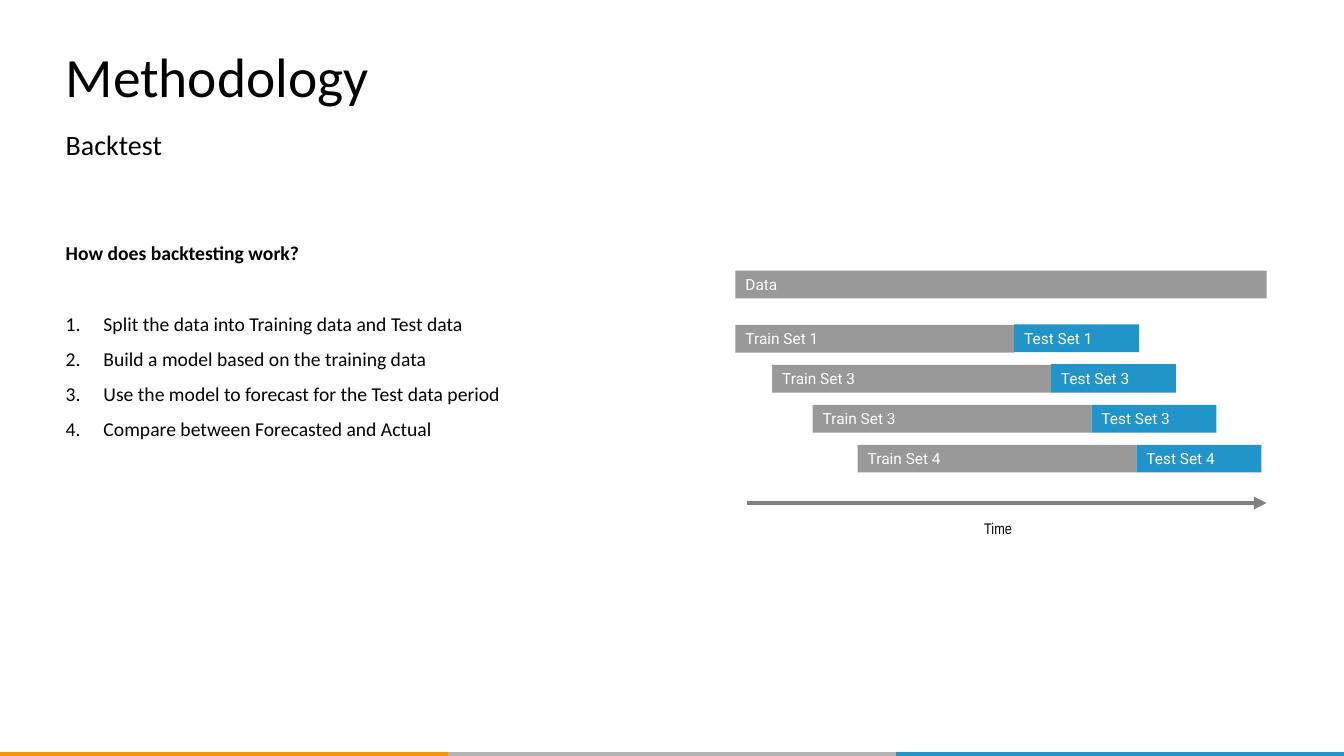
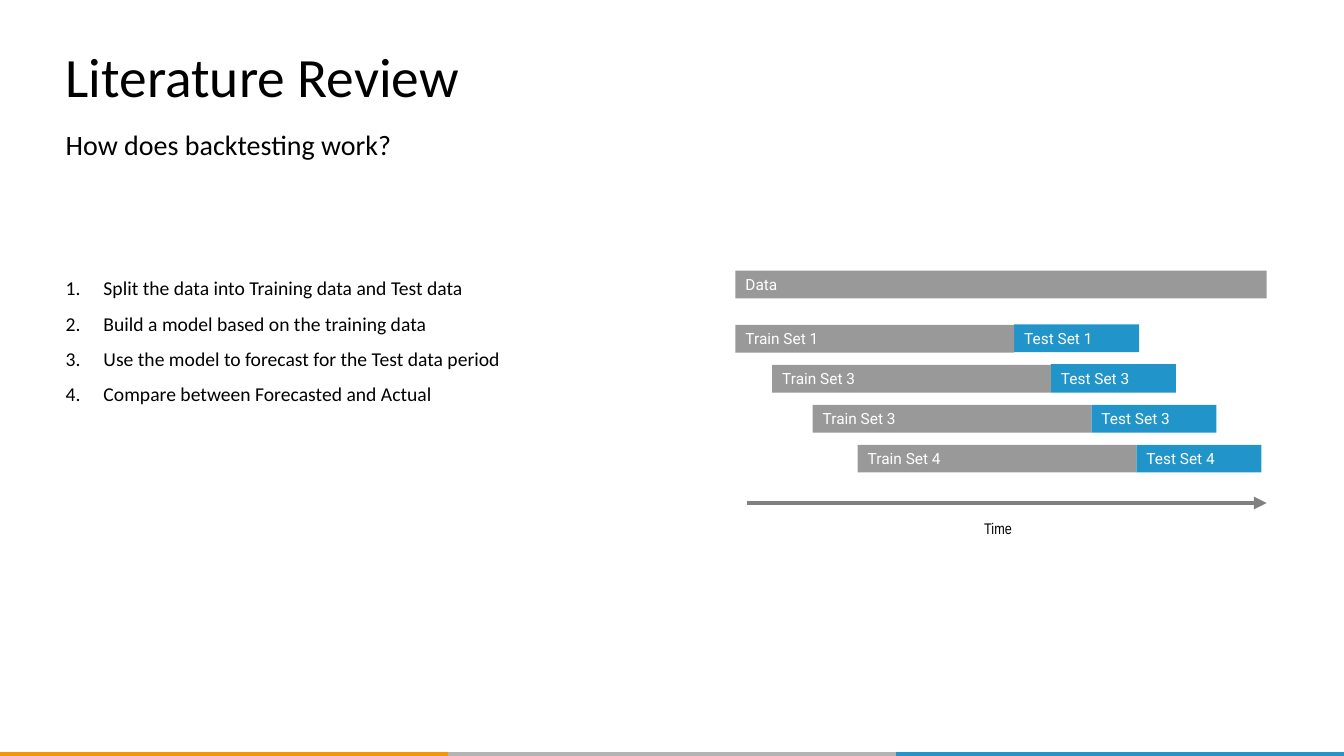
Before and after one commit to QUER01/FinanceModule, a slide deck: slide 12 of docs/dlw_conference_presentation.pptx (slide 8 before the commit). Drawn at 1344x756 pixels with LibreOffice and Linux fonts; fonts in the diff are those of the drawing; background and template pictures are left out. Boxes give left, top, right and bottom in pixels: in the first picture for what was removed or moved away, otherwise in the second. Text is boxed around its words. In the diff, an @@ line names an element or a change of style, - is before the commit and + after.

```diff
--- a/docs/dlw_conference_presentation.pptx
+++ b/docs/dlw_conference_presentation.pptx
@@ title at bbox=[66, 59, 459, 98]: text changed @@
-Methodology
+Literature Review
@@ subtitle at bbox=[66, 135, 391, 160]: text changed @@
-Backtest
+How does backtesting work?
@@ text at bbox=[66, 246, 298, 264]: paragraph removed @@
-How does backtesting work?
```
Also in this commit, not shown: 17 other slides changed, 15 slides added, 5 slides removed, 5 other files.
